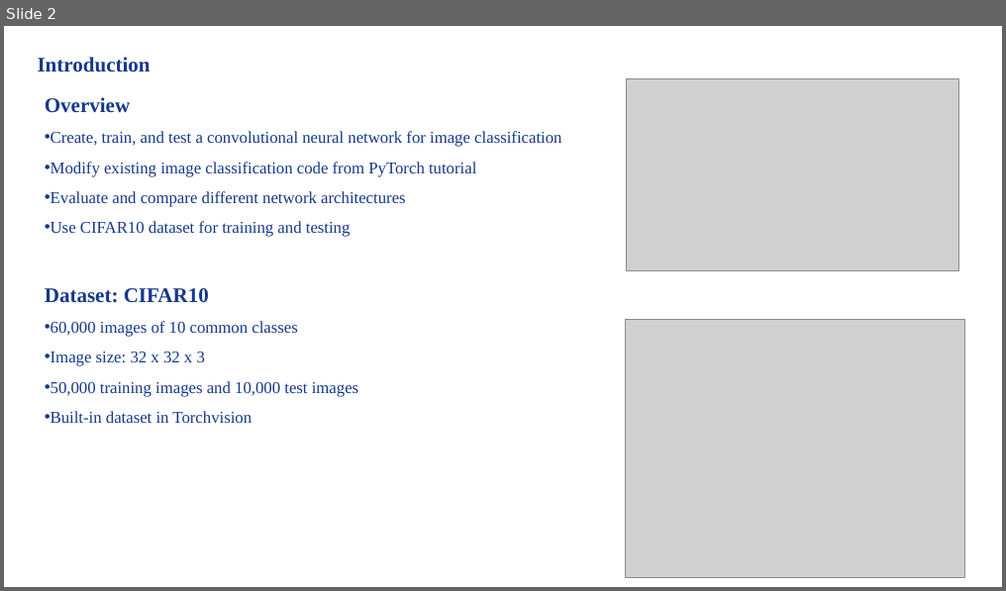
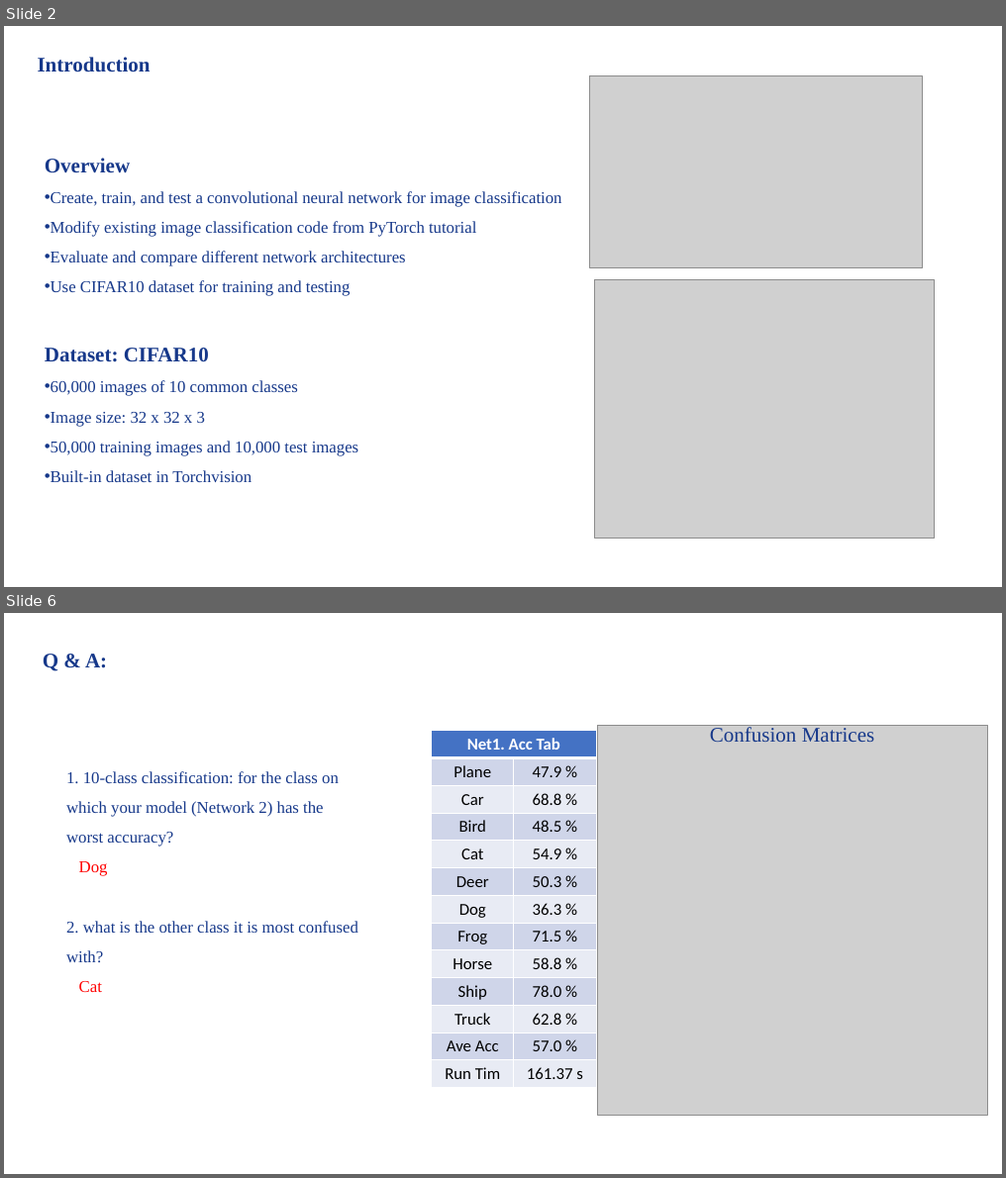
Before and after one commit to DosMiao/2302-Computer-Vision-CS-ECE-8690, a slide deck: CV2023_HW3B/CVSpring2023_Miao_Xuanbo_Assignment#3B.pptx. Shown one above the other, each under a label of ours: slide 2 before the commit, slides 2 and 6 after it; the slides between them are not shown. The pictures are 1006x591 and 1006x1178 pixels, drawn with LibreOffice and Linux fonts; fonts in the diff are those of the drawing; grey boxes stand for pictures. Boxes give left, top, right and bottom in pixels: in the first picture for what was removed or moved away, otherwise in the second. Text is boxed around its words. In the diff, an @@ line names an element or a change of style, - is before the commit and + after.

```diff
--- a/CV2023_HW3B/CVSpring2023_Miao_Xuanbo_Assignment#3B.pptx
+++ b/CV2023_HW3B/CVSpring2023_Miao_Xuanbo_Assignment#3B.pptx
@@ slide 6 added at <box>4,613,1002,1174</box>, background #FFFFFF @@
@@ text added at <box>43,654,107,671</box>, 20 pt, text #16388A, bold @@
+Q & A:
@@ table added at <box>432,731,596,1087</box>, 13 rows, 2 columns @@
+Net1. Acc Tab | 
+Plane | 47.9 %
+Car | 68.8 %
+Bird | 48.5 %
+Cat | 54.9 %
+Deer | 50.3 %
+Dog | 36.3 %
+Frog | 71.5 %
+Horse | 58.8 %
+Ship | 78.0 %
+Truck | 62.8 %
+Ave Acc | 57.0 %
+Run Tim | 161.37 s
@@ picture added at <box>598,725,988,1115</box> @@
@@ text added at <box>710,727,875,742</box>, 20 pt, text #16388A @@
+Confusion Matrices
@@ text added at <box>66,771,357,933</box>, 16 pt, text #16388A @@
+1. 10-class classification: for the class on which your model (Network 2) has the worst accuracy?
+Dog
+2. what is the other class it is most confused with?
+Cat
@@ slide 2 changed as well @@
@@ picture: place and size @@
-picture at <box>626,79,959,272</box>
+picture at <box>589,76,923,269</box>
@@ text "Overview": place and size @@
-text "Overview" at <box>45,97,561,423</box>
+text "Overview" at <box>45,158,561,482</box>
@@ picture: place and size @@
-picture at <box>626,319,965,577</box>
+picture at <box>595,280,935,539</box>
```
Also in this commit, not shown: 6 other slides added, 4 slides removed, 18 other files.
